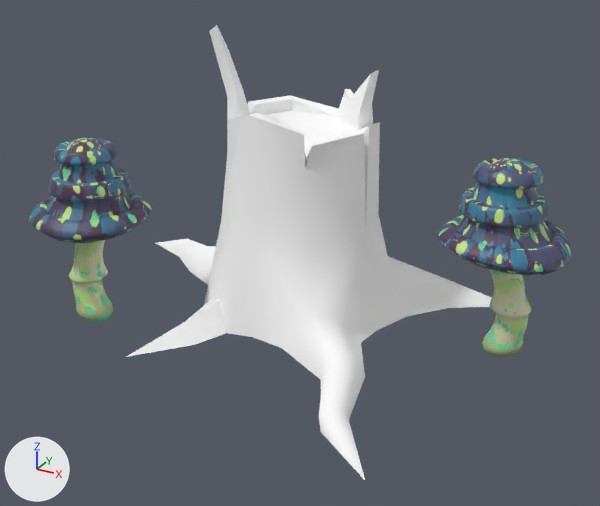
Before and after pictures for a commit that changed the FBX model StS/Assets/Resources/FBX/Forest/FBX_StumpwMushrooms.fbx.
The view is the same before and after, from a 50 mm camera at (4.04, -8.01, 4.37) aimed at (0.85, -2.22, 1.47). Arrows for +X, +Y and +Z are at lower left; the lights stay in place. Where no turn or scale is listed for an object, it has been applied to the vertices.

In view in the first picture: 'StumpwMushrooms'.
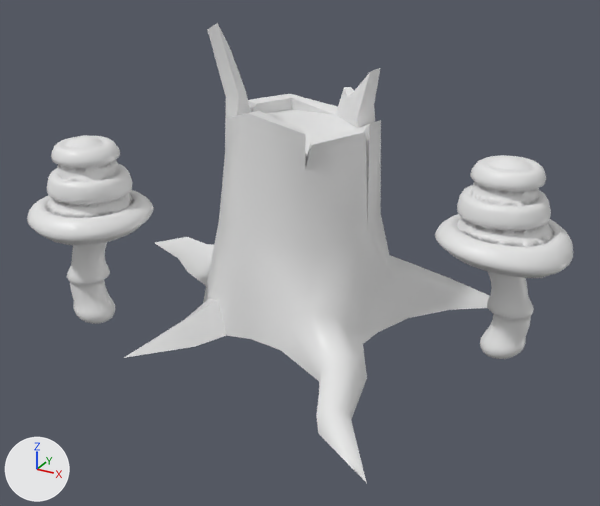
Where the newer file only moved an object's origin or applied its transform, the numbers keep the older frame.

Pixel boxes (x1, y1, x2, y2) of what changed, in the pictures (600 x 506 px):
'StumpwMushrooms', reshaped: before (30, 25, 571, 480); after (27, 23, 573, 483)
part 1 of me_mesh, added: after (435, 155, 573, 359)
part 2 of me_mesh, added: after (27, 135, 154, 324)
part 3 of me_mesh, added: after (124, 23, 490, 483)

What changed in the scene script:
```text
Add mat_outliner8:
    mat_outliner8 = principled_material('Outliner8')
    mat_outliner8.base_color = (0.8, 0.8, 0.8)  # white #e7e7e7
    mat_outliner8.roughness = 0.4
Change me_mesh:
    used by ob_stumpwmushrooms; location = (0.725, -2.031, 0.721)
    remove me_mesh.from_pydata(...)  # 4562 vertices, 4381 faces; spans x -2.28..2.28, y -1.72..1.72, z -0.08..2.6
    add me_mesh.from_pydata(...)  # 9124 vertices, 8762 faces; spans x -2.3..2.3, y -1.74..1.74, z -0.08..2.62
    me_mesh part 1: a new loose piece of 2220 vertices spanning x 1.2..2.3, y -0.24..0.83, z -0.03..1.72, in mat_outliner8 (white #e7e7e7)
    me_mesh part 2: a new loose piece of 2220 vertices spanning x -2.15..-1.04, y -1.39..-0.31, z -0.03..1.72, in mat_outliner8 (white #e7e7e7)
    me_mesh part 3: a new loose piece of 122 vertices spanning x -2.3..1.71, y -1.74..1.74, z -0.08..2.62, in mat_outliner8 (white #e7e7e7)
    add me_mesh.materials.append(mat_outliner8)  # white #e7e7e7
```
